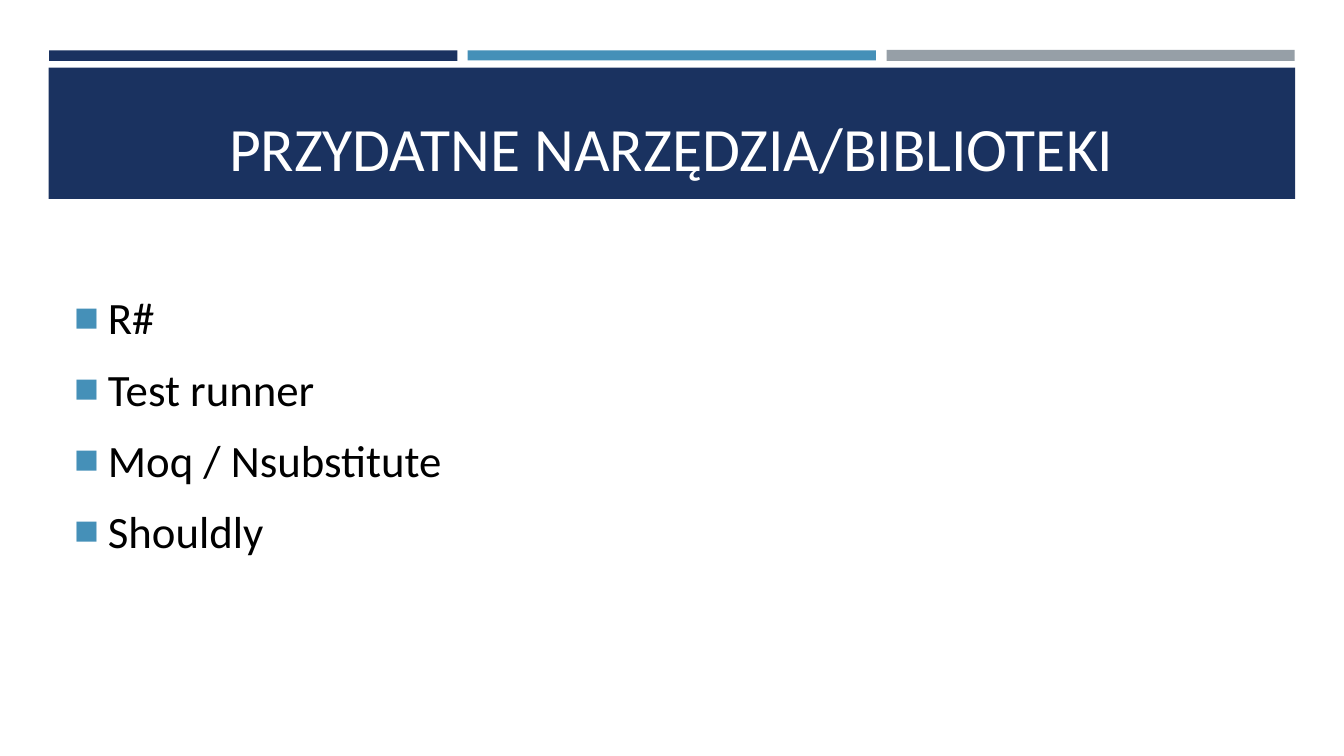
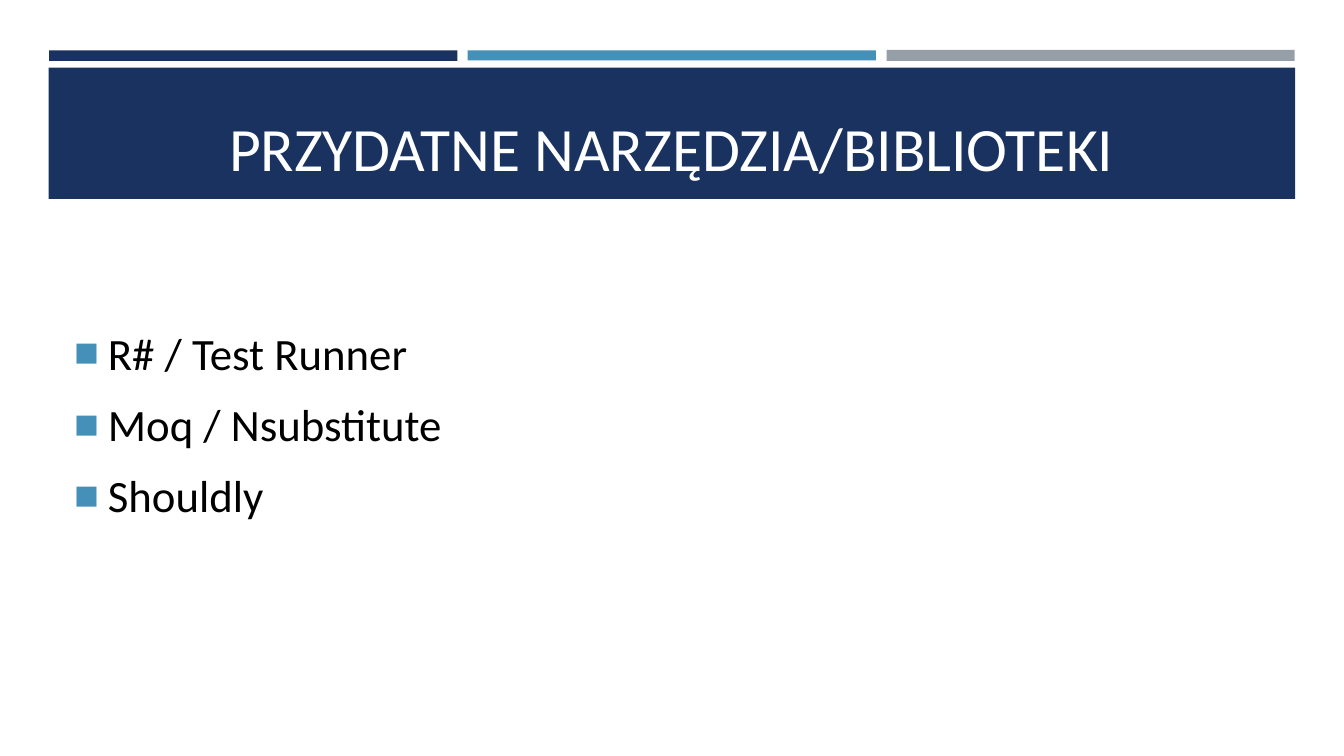
Before and after one commit to saamed/unit-test-workshops, a slide deck: slide 17 of docs/Testy jednostkowe.pptx. Drawn at 1344x756 pixels with LibreOffice and Linux fonts; fonts in the diff are those of the drawing. Boxes give left, top, right and bottom in pixels: in the first picture for what was removed or moved away, otherwise in the second. Text is boxed around its words. In the diff, an @@ line names an element or a change of style, - is before the commit and + after.

```diff
--- a/docs/Testy jednostkowe.pptx
+++ b/docs/Testy jednostkowe.pptx
@@ text at [108,339,407,371]: text changed @@
-■ R#
-■ Test runner
+■ R# / Test Runner
```
Also in this commit, not shown: 7 other slides changed, 1 slide added, 24 other files.
